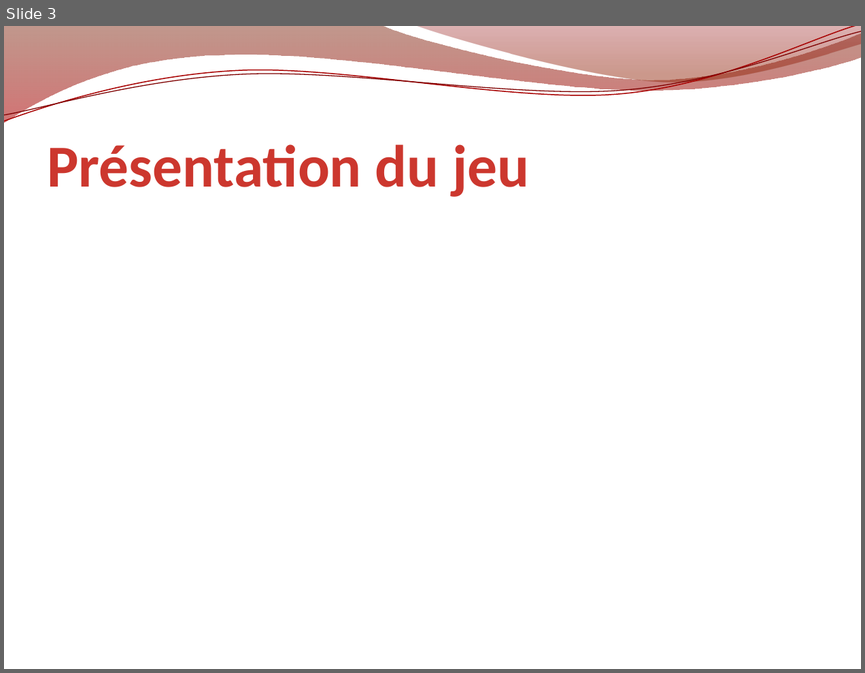
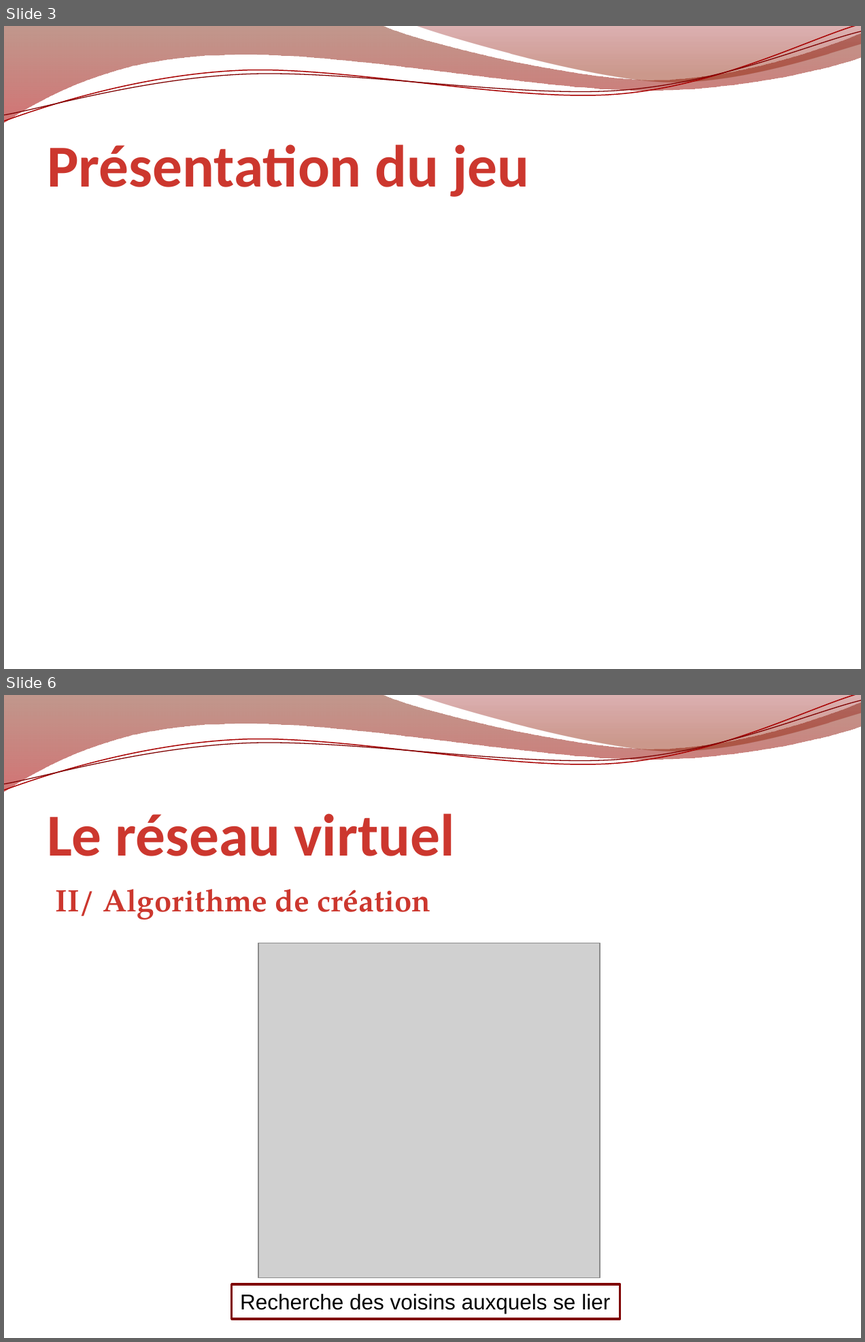
Before and after one commit to erz/voogle, a slide deck: doc/Voogle.pptx. Shown one above the other, each under a label of ours: slide 3 before the commit, slides 3 and 6 after it; the slides between them are not shown. The pictures are 865x673 and 865x1342 pixels, drawn with LibreOffice and Linux fonts; fonts in the diff are those of the drawing; grey boxes stand for pictures; background and template pictures are left out. Boxes give left, top, right and bottom in pixels: in the first picture for what was removed or moved away, otherwise in the second. Text is boxed around its words. In the diff, an @@ line names an element or a change of style, - is before the commit and + after.

```diff
--- a/doc/Voogle.pptx
+++ b/doc/Voogle.pptx
@@ slide 6 added at <box>4,695,861,1338</box>, background picture (left out); not listed: 4 template elements that a slide beside it also shows @@
@@ title added at <box>47,813,455,856</box>, 50 pt, text gradient #501100 to #CC372E to #F9EEEE, bold @@
+Le réseau virtuel
@@ text added at <box>55,889,431,919</box>, 26 pt, text gradient #501100 to #CC372E to #F9EEEE, bold @@
+II/ Algorithme de création
@@ picture added at <box>258,943,600,1278</box> @@
@@ rectangle added at <box>232,1285,620,1319</box>, fill #FFFFFF, outline #7F0000 2 pt, 18 pt, text #000000 @@
+Recherche des voisins auxquels se lier
```
Also in this commit, not shown: 14 other slides added, 1 slide removed.
